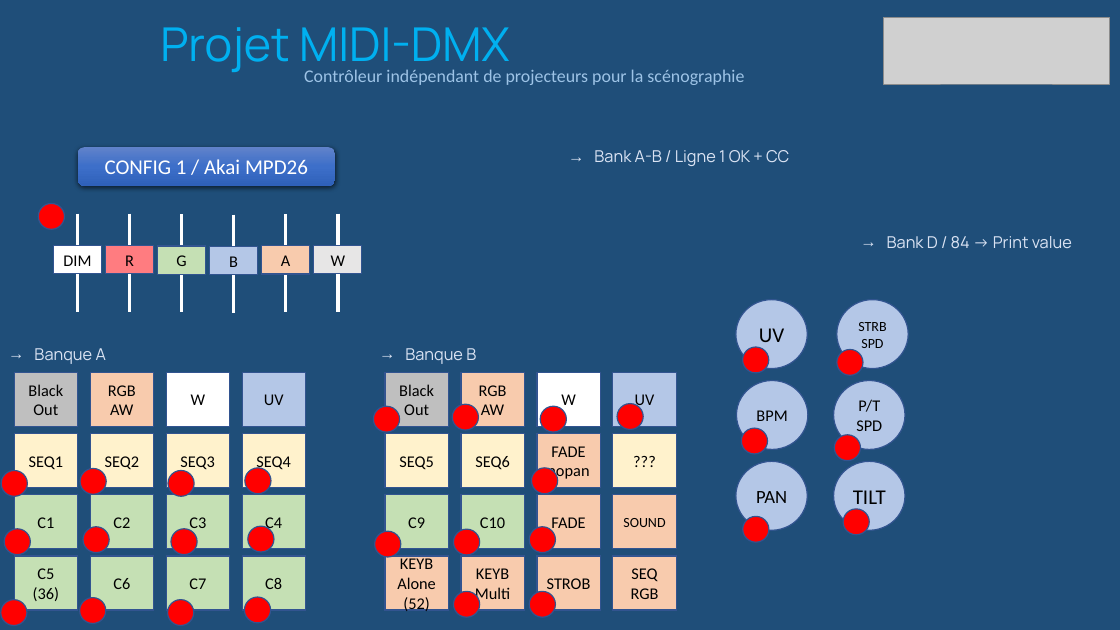
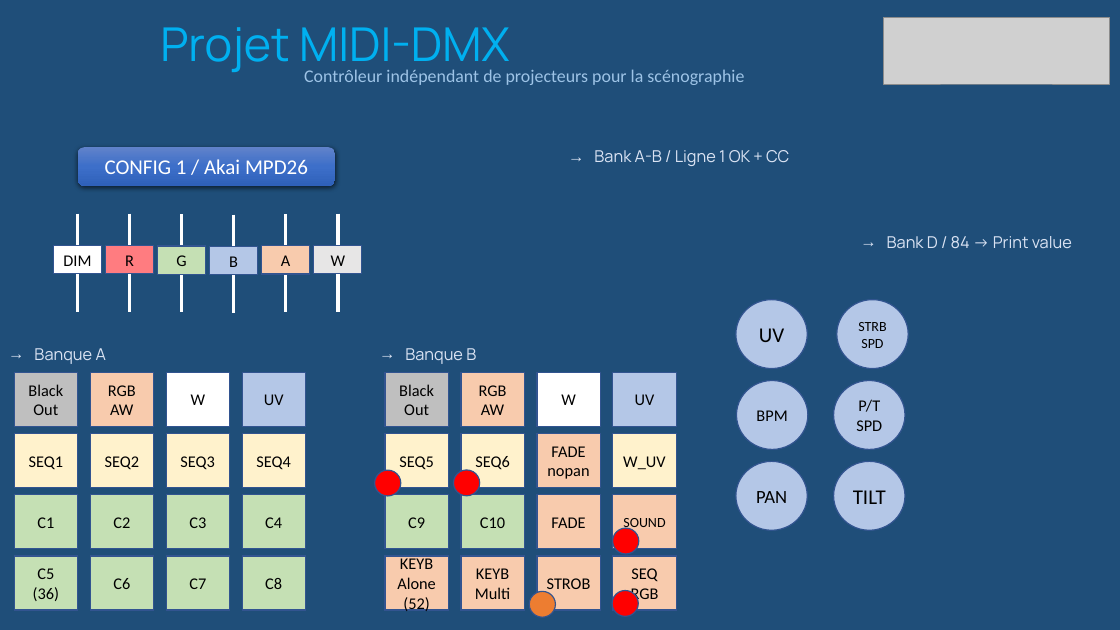
Before and after one commit to jvillemejane/MBED_Studio_Projects, a slide deck: slide 7 of Villou_MIDI_TO_DMX_vAnniv/doc/Description.pptx. Drawn at 1120x630 pixels with LibreOffice and Linux fonts; fonts in the diff are those of the drawing; grey boxes stand for pictures. Boxes give left, top, right and bottom in pixels: in the first picture for what was removed or moved away, otherwise in the second. Text is boxed around its words. In the diff, an @@ line names an element or a change of style, - is before the commit and + after.

```diff
--- a/Villou_MIDI_TO_DMX_vAnniv/doc/Description.pptx
+++ b/Villou_MIDI_TO_DMX_vAnniv/doc/Description.pptx
@@ ellipse removed at box(39, 203, 65, 229) @@
@@ ellipse removed at box(743, 347, 769, 373) @@
@@ ellipse removed at box(837, 350, 863, 376) @@
@@ ellipse removed at box(374, 407, 400, 433) @@
@@ ellipse removed at box(452, 404, 478, 430) @@
@@ ellipse removed at box(540, 407, 566, 433) @@
@@ ellipse removed at box(618, 403, 644, 429) @@
@@ ellipse removed at box(742, 429, 768, 455) @@
@@ ellipse removed at box(834, 435, 860, 461) @@
@@ ellipse removed at box(1, 471, 27, 497) @@
@@ ellipse removed at box(80, 469, 106, 495) @@
@@ ellipse removed at box(168, 471, 194, 497) @@
@@ ellipse removed at box(245, 468, 271, 494) @@
@@ ellipse: place and size @@
-ellipse at box(375, 531, 401, 557)
+ellipse at box(375, 471, 401, 497)
@@ ellipse: place and size @@
-ellipse at box(454, 529, 480, 555)
+ellipse at box(454, 470, 480, 496)
@@ ellipse removed at box(532, 468, 558, 494) @@
@@ text in rectangle at box(623, 456, 665, 470): text changed @@
-???
+W_UV
@@ ellipse removed at box(844, 509, 870, 535) @@
@@ ellipse removed at box(4, 529, 30, 555) @@
@@ ellipse removed at box(83, 527, 109, 553) @@
@@ ellipse removed at box(171, 528, 197, 555) @@
@@ ellipse removed at box(248, 526, 274, 552) @@
@@ ellipse: place and size @@
-ellipse at box(529, 527, 555, 553)
+ellipse at box(613, 528, 639, 555)
@@ ellipse removed at box(743, 517, 769, 543) @@
@@ ellipse removed at box(80, 597, 106, 623) @@
@@ ellipse removed at box(245, 597, 271, 623) @@
@@ ellipse at box(529, 592, 555, 618): fill #FF0000 to #ED7D31 @@
@@ ellipse: place and size @@
-ellipse at box(454, 592, 480, 618)
+ellipse at box(613, 591, 639, 617)
@@ ellipse removed at box(1, 600, 27, 626) @@
@@ ellipse removed at box(168, 600, 194, 626) @@
```
